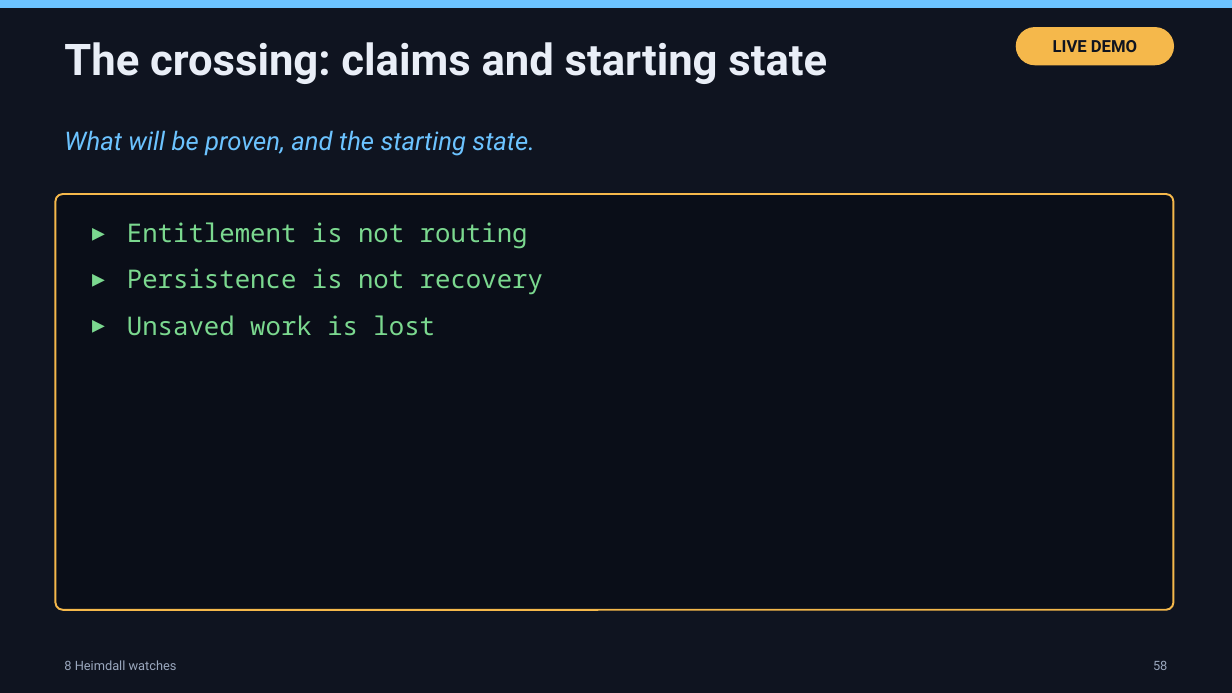
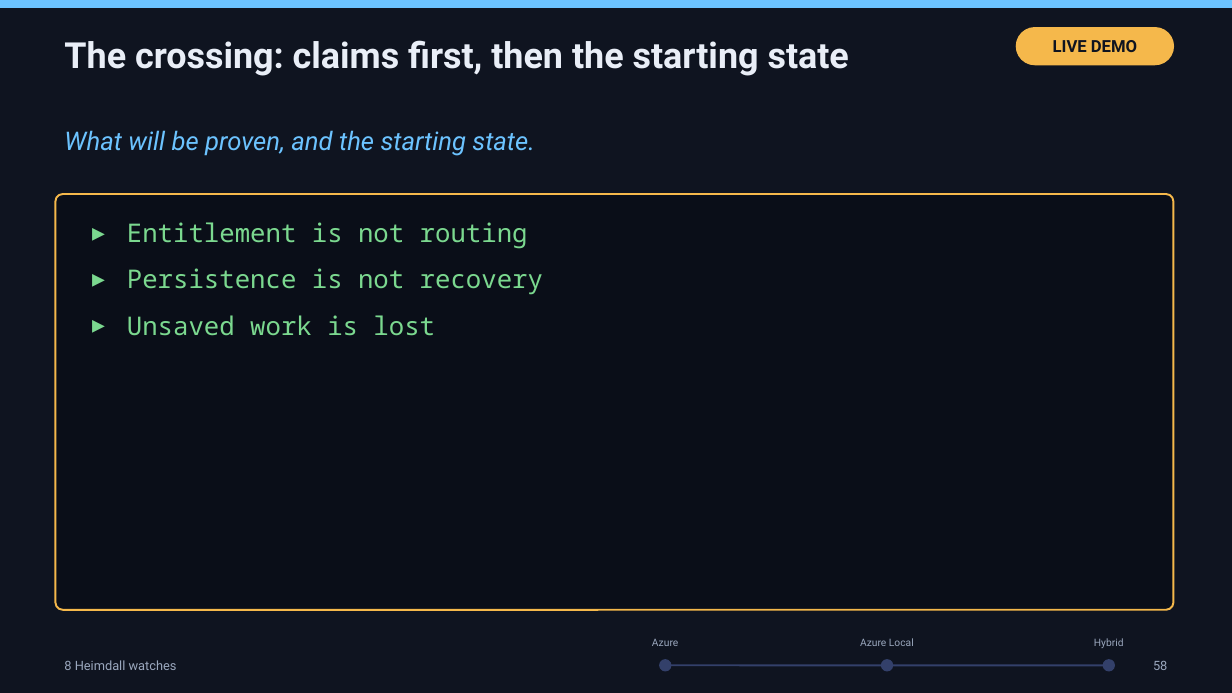
Before and after one commit to thisismydemo/nic2026_avd, a slide deck: slide 67 of presentation/AVD_Anywhere_NIC2026.pptx. Drawn at 1232x693 pixels with LibreOffice and Linux fonts; fonts in the diff are those of the drawing. Boxes give left, top, right and bottom in pixels: in the first picture for what was removed or moved away, otherwise in the second. Text is boxed around its words. In the diff, an @@ line names an element or a change of style, - is before the commit and + after.

```diff
--- a/presentation/AVD_Anywhere_NIC2026.pptx
+++ b/presentation/AVD_Anywhere_NIC2026.pptx
@@ text at [64,40,849,76]: text changed; size 34 to 28 pt @@
-The crossing: claims and starting state
+The crossing: claims first, then the starting state
@@ text added at [652,639,678,646], 8 pt, text #9AA7BD @@
+Azure
@@ text added at [860,638,914,646], 8 pt, text #9AA7BD @@
+Azure Local
@@ text added at [1094,638,1124,648], 8 pt, text #9AA7BD @@
+Hybrid
@@ ellipse added at [660,660,671,671], fill #33406A, outline #33406A 1 pt @@
@@ line added from (665, 665) to (1109, 665), #33406A 1.5 pt @@
@@ ellipse added at [882,660,893,671], fill #33406A, outline #33406A 1 pt @@
@@ ellipse added at [1104,660,1115,671], fill #33406A, outline #33406A 1 pt @@
```
Also in this commit, not shown: 65 other slides changed.
